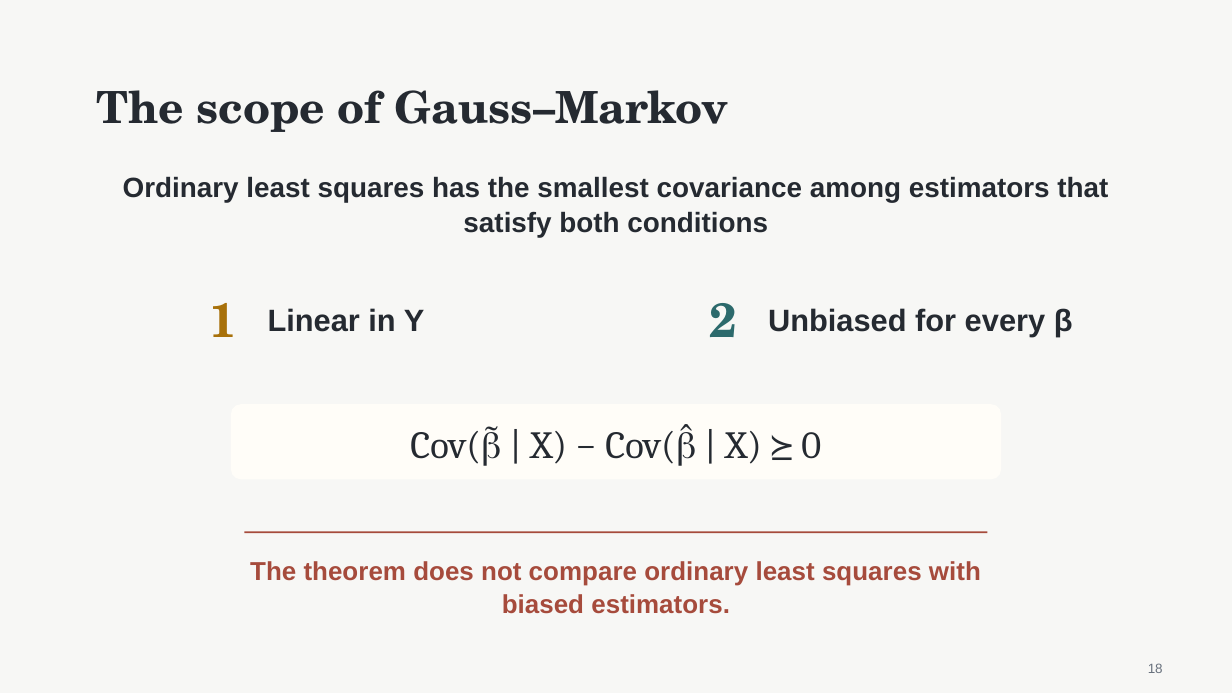
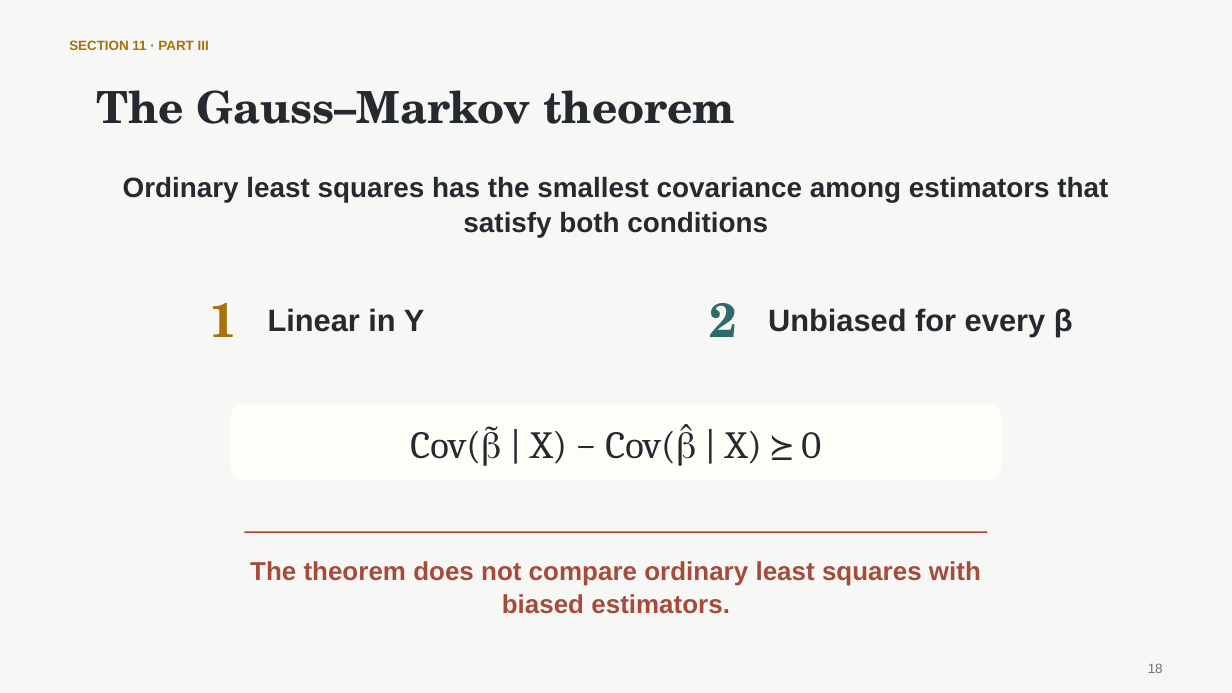
Before and after one commit to nurdauletakhanov/ReadingLab, a slide deck: slide 18 of public/slides/session-0-least-squares-foundations.pptx. Drawn at 1232x693 pixels with LibreOffice and Linux fonts; fonts in the diff are those of the drawing. Boxes give left, top, right and bottom in pixels: in the first picture for what was removed or moved away, otherwise in the second. Text is boxed around its words. In the diff, an @@ line names an element or a change of style, - is before the commit and + after.

Commit message:
Align Session 0 slides with tutorial sections

```diff
--- a/public/slides/session-0-least-squares-foundations.pptx
+++ b/public/slides/session-0-least-squares-foundations.pptx
@@ text added at (69, 40, 209, 50), 10.5 pt, text #A8710A, bold @@
+SECTION 11 · PART III
@@ text at (96, 90, 735, 124): text changed @@
-The scope of Gauss–Markov
+The Gauss–Markov theorem
```
Also in this commit, not shown: 16 other slides changed, 4 slides added, 4 slides removed, 1 other file.
